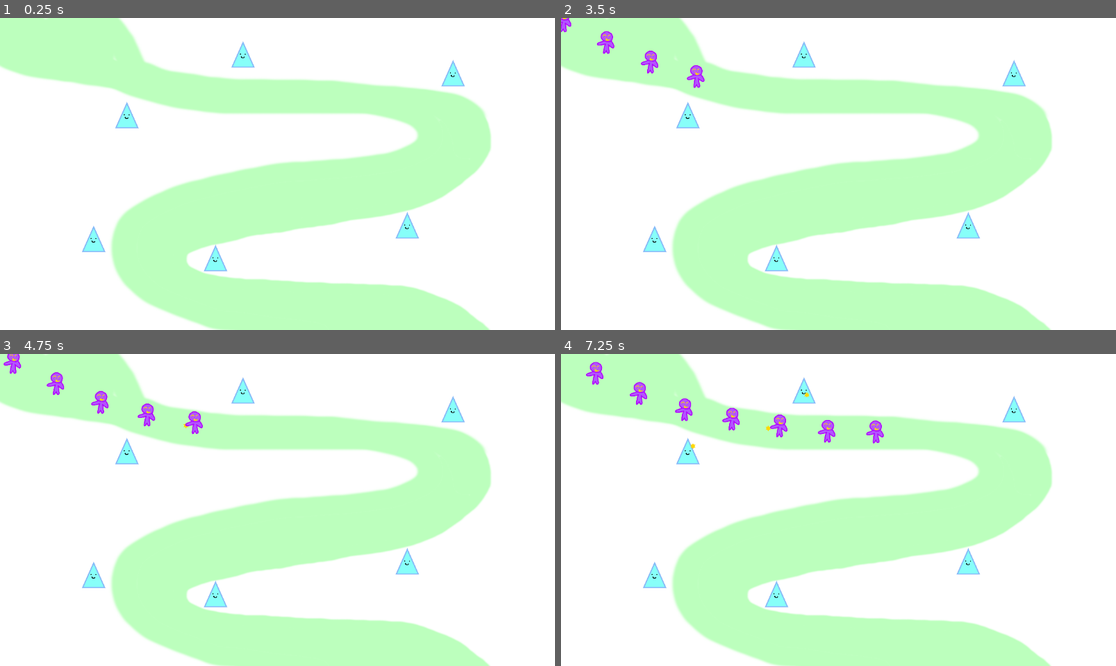
Above: before the commit, frames 1-4 (two rows, left to right).
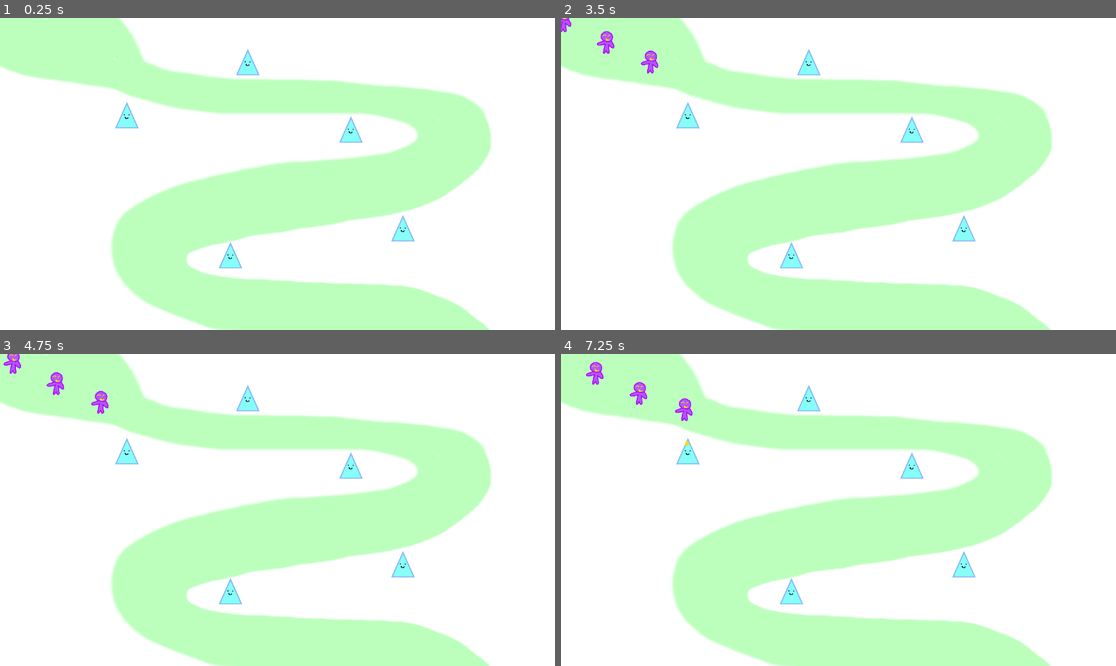
Above: after the commit, the same moments.

Repository: weisboys/Gadot-tower-defense
Game: Godot game, scene res://scenes/main.tscn
The game is run twice, just before and just after one commit, with the same random seed, the same clock (stepped at 60 frames per second) and the same inputs.
Inputs:
- Up to frame 1 (0.25 s): no input
- Up to frame 2 (3.5 s): tap Enter at 0.5 s
- Up to frame 3 (4.75 s): no input
- Up to frame 4 (7.25 s): no input

The runs differ from the first frame. In frame 1, 1.4% of the frame differs, in the area x 14-84%, y 7-82%; in frame 2, 1.5%; in frame 3, 1.7%; in frame 4, 2.0%.

Commit message:
bullets now damage enemies, which now have hp

Diff:
--- a/scenes/bullet.gd
+++ b/scenes/bullet.gd
@@ -4,7 +4,8 @@
 var target: Node = null
 
 func _process(delta: float) -> void:
-	if target == null:
+	if target == null or !is_instance_valid(target):
+		queue_free()
 		return
 
 	var direction = (target.global_position - global_position).normalized()
@@ -18,4 +19,5 @@
 
 func _on_body_entered(body: Node2D) -> void:
 	if body.is_in_group("enemies"):
+		body.take_damage(1)
 		queue_free()
--- a/scenes/main.tscn
+++ b/scenes/main.tscn
@@ -44,16 +44,13 @@
 position = Vector2(-313, -125)
 
 [node name="Tower2" parent="." instance=ExtResource("4_jyhfs")]
-position = Vector2(-72, -251)
+position = Vector2(-62, -235)
 
 [node name="Tower3" parent="." instance=ExtResource("4_jyhfs")]
-position = Vector2(269, 104)
+position = Vector2(152, -95)
 
 [node name="Tower4" parent="." instance=ExtResource("4_jyhfs")]
-position = Vector2(364, -212)
+position = Vector2(-98, 166)
 
 [node name="Tower5" parent="." instance=ExtResource("4_jyhfs")]
-position = Vector2(-129, 172)
-
-[node name="Tower6" parent="." instance=ExtResource("4_jyhfs")]
-position = Vector2(-382, 132)
+position = Vector2(260, 110)
--- a/scripts/enemy.gd
+++ b/scripts/enemy.gd
@@ -1,6 +1,8 @@
 extends CharacterBody2D
 
+@export var max_health := 3
 @export var enemy_speed = 100
+var current_health := max_health
 
 func _process(delta):
 	var path_follow = get_parent()
@@ -9,3 +11,11 @@
 	if is_equal_approx(path_follow.progress_ratio, 1.0):
 		print("enemy at end")
 		path_follow.queue_free()
+
+func take_damage(amount: int) -> void:
+	current_health -= amount
+	if current_health <= 0:
+		die()
+
+func die() -> void:
+	queue_free()
